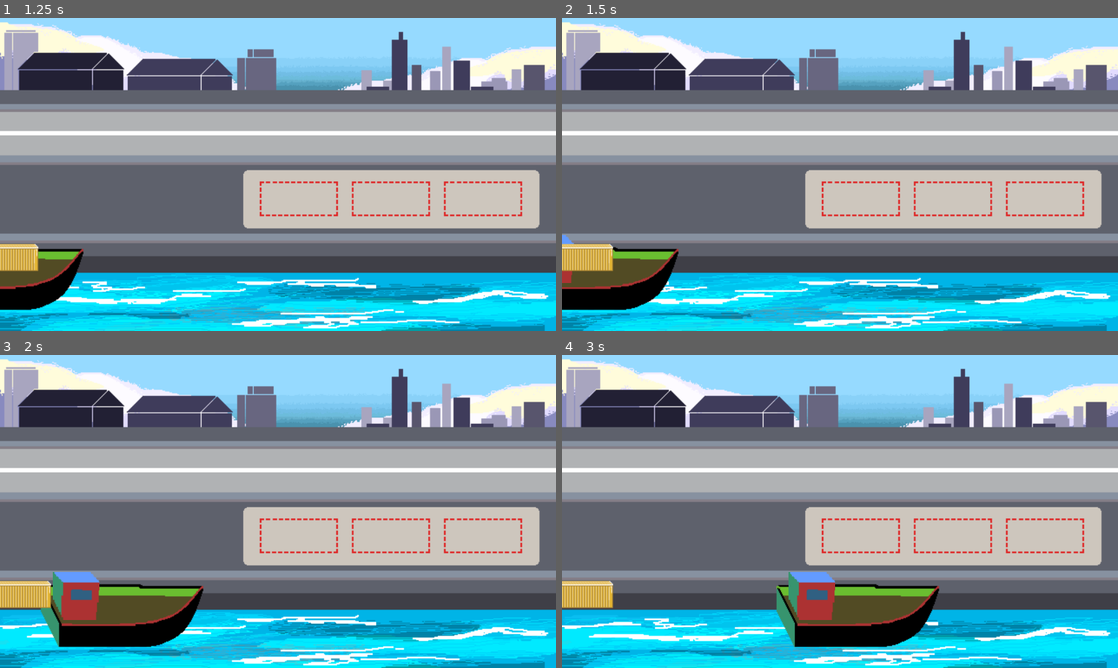
Above: before the commit, frames 1-4 (two rows, left to right).
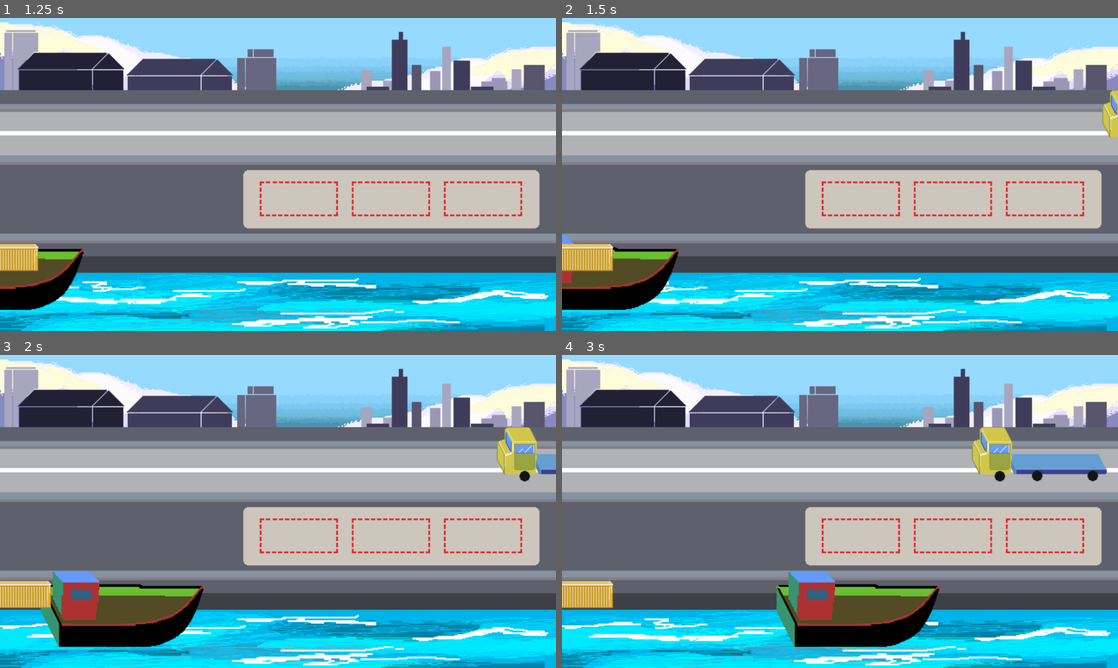
Above: after the commit, the same moments.

Repository: FlorCardinali/Game-jam-4.12.2023-puerto-de-ingeniero-white-
Game: Godot game, scene res://main.tscn
Two runs of this game, one before a commit and one after it. Both use one fixed random seed, a clock stepped at 60 frames per second and the inputs below.
Inputs (mouse positions are in pixels of both pictures, inside the frame that each line leads up to):
- Up to frame 1 (1.25 s): move the mouse to (400, 158) at 0.52 s; press the mouse at (400, 158) at 0.53 s
- Up to frame 2 (1.5 s): move the mouse to (567, 259) at 1.27 s; release the mouse at (567, 259) at 1.28 s; click (567, 259) at 1.35 s
- Up to frame 3 (2 s): no input
- Up to frame 4 (3 s): move the mouse to (895, 442) at 2.02 s; press the mouse at (895, 442) at 2.03 s; move the mouse to (812, 574) at 2.77 s; release the mouse at (812, 574) at 2.78 s; click (812, 574) at 2.85 s

Frame 1 is identical in both runs. In frame 2, 0.3% of the frame differs, in the area x 97-100%, y 23-39%; in frame 3, 1.2%; in frame 4, 2.2%, in the area x 73-98%, y 23-41%.

Commit message:
se mueve el camion

Diff:
--- a/caja.gd
+++ b/caja.gd
@@ -1,16 +1,17 @@
 extends CharacterBody2D
 
-
-var esta_adentro = false
+var click_esta_adentro = false
 var distancia_al_click = Vector2.ZERO
 var colision
+var se_solto_caja = false
+
 
 func _physics_process(delta):
-	if esta_adentro:
-		print("mask: ", get_collision_mask())
+	if click_esta_adentro:
+#		print("mask: ", get_collision_mask())
 		#la caja empiesa en 1 y lo seteas a 2 cuando agarras la caja
 		collision_layer = 2
-		print("layer: ", get_collision_layer())
+#		print("layer: ", get_collision_layer())
 		colision = move_and_collide(get_global_mouse_position() - distancia_al_click - position)
 
 func empujar(velocidad):
@@ -19,8 +20,9 @@
 func _on_area_click_input_event(viewport, event, shape_idx):
 	if event.is_action_pressed("click_izquierdo"):
 		distancia_al_click = get_global_mouse_position() - self.position
-		esta_adentro = true
+		click_esta_adentro = true
 		print("se clikio")
 	if event.is_action_released("click_izquierdo"):
-		esta_adentro = false
+		click_esta_adentro = false
+		se_solto_caja = true
 		print("se solto el click")
--- /dev/null
+++ b/camion.tscn
@@ -0,0 +1,34 @@
+[gd_scene load_steps=4 format=3 uid="uid://bexi10yhppw4w"]
+
+[ext_resource type="Texture2D" uid="uid://ct3ekkk6a7gh3" path="res://img/Delante de camion.png" id="1_ghuuv"]
+[ext_resource type="Texture2D" uid="uid://dqw7bxxlks3jj" path="res://img/Atras camion.png" id="2_frnof"]
+
+[sub_resource type="RectangleShape2D" id="RectangleShape2D_jjrn5"]
+size = Vector2(326.25, 69.5)
+
+[node name="Camion" type="CharacterBody2D"]
+z_index = 2
+z_as_relative = false
+metadata/_edit_group_ = true
+
+[node name="colision_camion" type="CollisionShape2D" parent="."]
+z_index = 2
+z_as_relative = false
+position = Vector2(310, 122.75)
+shape = SubResource("RectangleShape2D_jjrn5")
+
+[node name="cabina_camion" type="Sprite2D" parent="."]
+z_index = 2
+z_as_relative = false
+position = Vector2(5, -66)
+scale = Vector2(3, 3)
+texture = ExtResource("1_ghuuv")
+centered = false
+
+[node name="acoplado_camion" type="Sprite2D" parent="."]
+z_index = 1
+z_as_relative = false
+position = Vector2(92, 26)
+scale = Vector2(3, 3)
+texture = ExtResource("2_frnof")
+centered = false
--- a/main.gd
+++ b/main.gd
@@ -1,6 +1,8 @@
 extends Node
+
 @export var barco:PackedScene
 @export var caja:PackedScene
+@export var camion:PackedScene
 
 var nivel = 1
 
@@ -12,24 +14,53 @@
 var colision_barco
  #caja
 var caja_instancia
+#camion
+var camion_instancia
+var hay_camion = false
+var colision_camion
+var vector_camion = Vector2(-5,0)
 
 func _ready():
 	pass
 
 func _process(delta):
+	if not hay_camion:
+		camion_instancia = camion.instantiate()
+		add_child(camion_instancia)
+		#arranca en 2300
+		camion_instancia.position = Vector2(2300,250)
+		hay_camion = true
+	else:
+		recorrer_mapa_camion(camion_instancia)
+
 	if not hay_barco:
 		barco_instancia = barco.instantiate()
-		caja_instancia = caja.instantiate()
 		add_child(barco_instancia)
 		barco_instancia.position = Vector2(-800,750)
+
+		caja_instancia = caja.instantiate()
 		add_child(caja_instancia)
 		caja_instancia.position = Vector2(-350,780)
+
 		hay_barco = true
 	elif hay_barco and $timer_barco.timeout:
-		recorrer_mapa(barco_instancia, caja_instancia)
+		recorrer_mapa_barco(barco_instancia, caja_instancia)
 
 
-func recorrer_mapa(barco, caja):
+func recorrer_mapa_camion(camion):
+	print("recorrer mapa camion")
+	print(camion.position)
+	colision_camion = camion.move_and_collide(vector_camion)
+	#se va en -500
+	if camion.position.x <= -500:
+		camion.queue_free()
+		hay_camion = false
+
+
+
+
+
+func recorrer_mapa_barco(barco, caja):
 	colision_barco = barco.move_and_collide(vector_barco)
 #	print(barco.position)
 	if barco.position.x >= 2500:
@@ -40,4 +71,4 @@
 		if colision_barco.get_collider().is_in_group("cajas") and caja.position.x <= 1930:
 			caja.empujar(vector_caja)
 		elif caja.position.x >= 1930:
-			caja.queue_free()
+			caja.position = Vector2(2500,2500)
--- a/main.tscn
+++ b/main.tscn
@@ -1,9 +1,10 @@
-[gd_scene load_steps=8 format=3 uid="uid://t73h5m77xd8s"]
+[gd_scene load_steps=9 format=3 uid="uid://t73h5m77xd8s"]
 
 [ext_resource type="PackedScene" uid="uid://df5udy5v4x5i7" path="res://fondo.tscn" id="1_ijuxq"]
 [ext_resource type="Script" path="res://main.gd" id="1_k82ms"]
 [ext_resource type="PackedScene" uid="uid://cajn2jx851eg1" path="res://caja.tscn" id="2_w4d3y"]
 [ext_resource type="PackedScene" uid="uid://cyejm2shu20kj" path="res://barco.tscn" id="3_e6qwp"]
+[ext_resource type="PackedScene" uid="uid://bexi10yhppw4w" path="res://camion.tscn" id="4_ji80p"]
 
 [sub_resource type="RectangleShape2D" id="RectangleShape2D_vcqri"]
 size = Vector2(254, 107)
@@ -18,6 +19,7 @@
 script = ExtResource("1_k82ms")
 barco = ExtResource("3_e6qwp")
 caja = ExtResource("2_w4d3y")
+camion = ExtResource("4_ji80p")
 
 [node name="fondo" parent="." instance=ExtResource("1_ijuxq")]
 metadata/_edit_lock_ = true
